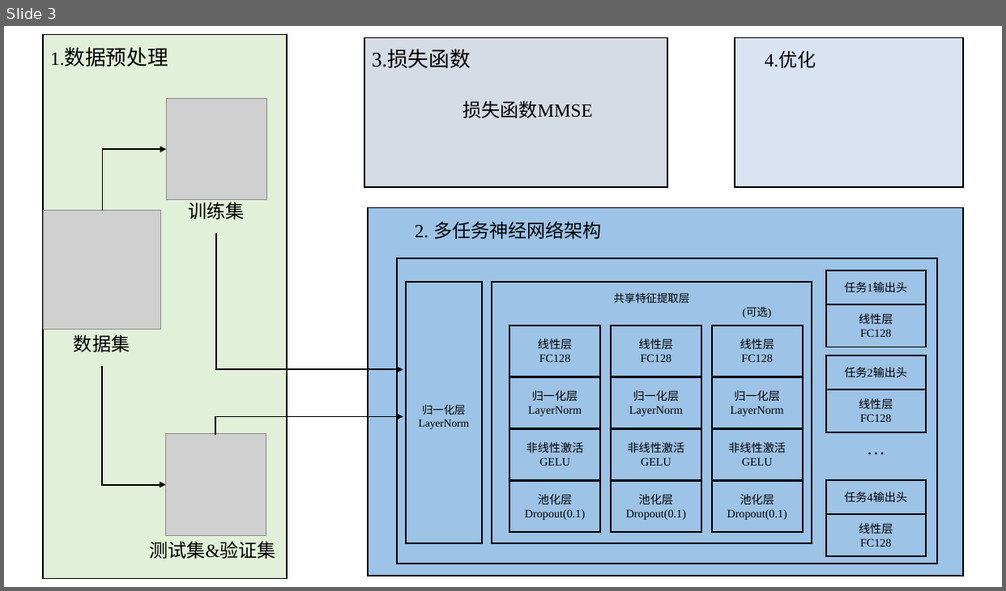
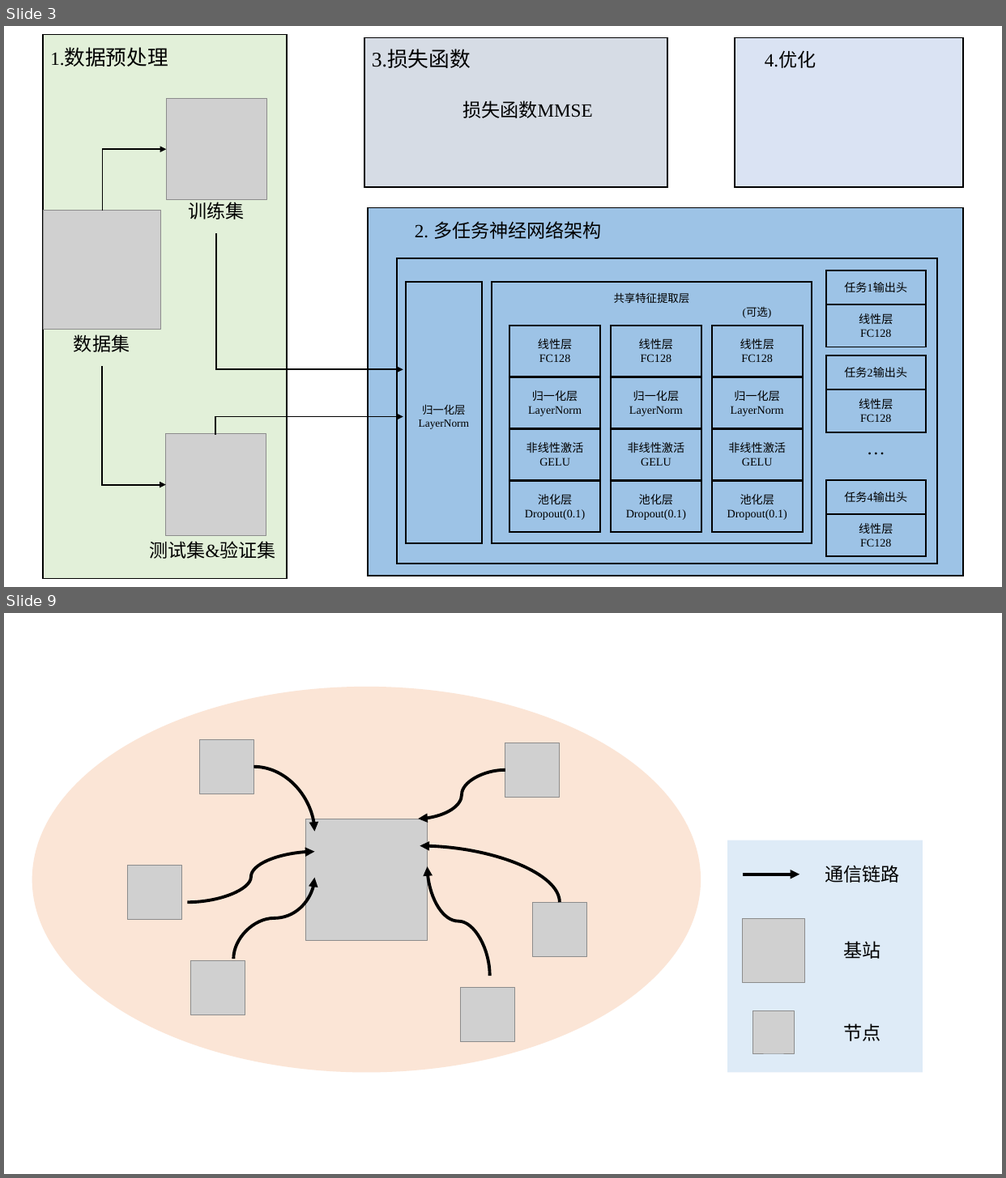
Before and after one commit to Aworrier/zzzwl-big_paper, a slide deck: PPT画图.pptx. Shown one above the other, each under a label of ours: slide 3 before the commit, slides 3 and 9 after it; the slides between them are not shown. The pictures are 1006x591 and 1006x1178 pixels, drawn with LibreOffice and Linux fonts; fonts in the diff are those of the drawing; grey boxes stand for pictures. Boxes give left, top, right and bottom in pixels: in the first picture for what was removed or moved away, otherwise in the second. Text is boxed around its words. In the diff, an @@ line names an element or a change of style, - is before the commit and + after.

```diff
--- a/PPT画图.pptx
+++ b/PPT画图.pptx
@@ slide 9 added at (4,613,1002,1174), background #FFFFFF @@
@@ group added at (32,687,701,1072): 7 pictures, 6 curved arrows, 1 ellipse @@
@@ group added at (728,841,923,1072): 3 texts, 2 pictures, 1 rectangle, 1 arrow @@
+基站
+节点
+通信链路
```
Also in this commit, not shown: 4 other slides added, 25 other files.
